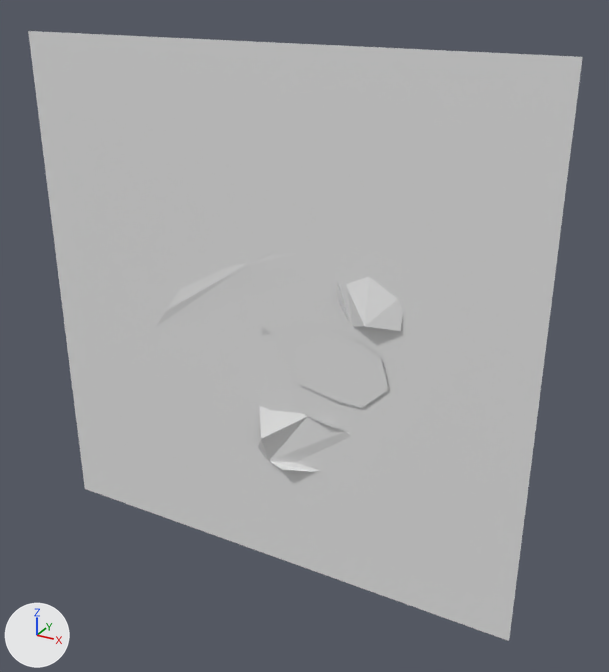
The Blender file source-assets/mesh.blend, before and after one commit.
The view is the same before and after, from a 50 mm camera at (742.0, -1203.0, 611.0) aimed at (65.0, 29.0, -5.0). Arrows for +X, +Y and +Z are at lower left; the lights stay in place.

The scene before the commit, as lines of its bpy script (objects in view):
```python
me_plane_002 = bpy.data.meshes.new('Plane.002')
me_plane_002.from_pydata([(-74.0, -3.0, -46.0), (55.0, -3.0, -61.0), (-66.0, -3.0, 59.0), (53.0, -3.0, 59.0), (-101.0, -3.0, 16.0), (7.0, -3.0, -62.0), (103.0, -3.0, -14.0), (-15.0, -3.0, 72.0), (87.0, -3.0, 40.0)], [], [(4, 2, 7, 3, 8, 6, 1, 5, 0)])
me_plane_006 = bpy.data.meshes.new('Plane.006')
me_plane_006.from_pydata([(-500.0, -500.0, 0.0), (500.0, -500.0, 0.0), (-500.0, 500.0, 0.0), (500.0, 500.0, 0.0)], [], [(0, 1, 3, 2)])
me_plane_008 = bpy.data.meshes.new('Plane.008')
me_plane_008.from_pydata([(-15.0, -15.0, 0.0), (-6.9, -15.2, 0.0), (-15.0, 15.0, 0.0), (15.0, 15.0, 0.0), (-7.2, -4.4, 0.0), (-7.3, 0.3, 0.0), (-7.5, 9.8, 0.0), (15.0, 9.0, 0.0), (2.8, -4.3, 0.0), (2.7, 0.4, 0.0)], [], [(3, 2, 7), (0, 1, 4), (0, 4, 5), (2, 0, 5, 6), (2, 6, 7), (5, 4, 8, 9)])
ob_extents = bpy.data.objects.new('Extents', me_plane_006)
ob_extents.location = (0.0, 0.0, 0.0)
ob_extents.rotation_euler = (1.571, 0.0, 0.0)  # degrees (90, 0, 0)
ob_plane_001 = bpy.data.objects.new('Plane.001', me_plane_002)
ob_plane_001.location = (145.0, 0.0, -41.0)
ob_plane_006 = bpy.data.objects.new('Plane.006', me_plane_008)
ob_plane_006.location = (400.0, 0.0, -406.0)
ob_plane_006.rotation_euler = (1.571, 0.0, 0.0)  # degrees (90, 0, 0)
ob_plane_006.scale = (5.17, 5.17, 5.17)
# also in view: 'Plane.003' at (102.0, -5.0, -204.0); 'Plane.002' at (201.0, -5.0, 101.0); 'Plane' at (-92.0, 0.0, 49.0); 'Plane.004' at (-210.0, 0.0, -210.0)
```
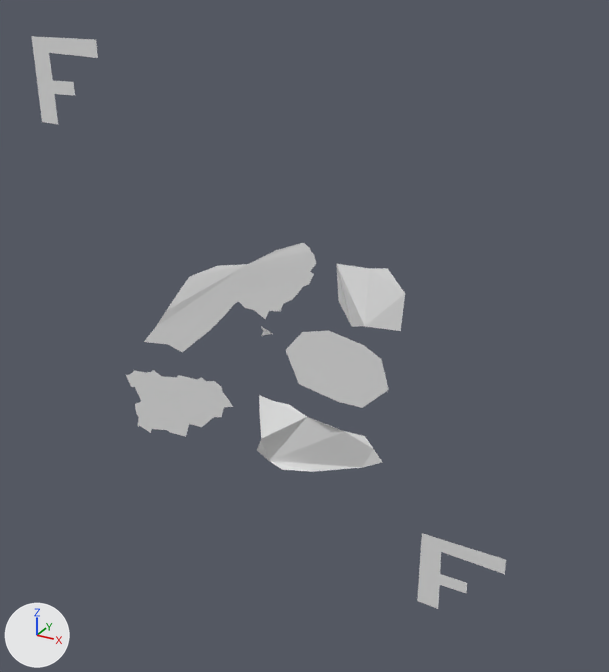
Patch to the scene script:
```diff
--- a/source-assets/mesh.blend.py
+++ b/source-assets/mesh.blend.py
@@ ob_extents @@
 ob_extents.rotation_euler = (1.571, 0.0, 0.0)  # degrees (90, 0, 0)
+ob_extents.hide_set(True)  # wire or fog, not drawn
```

Boxes (x1, y1, x2, y2) around the edits, measured in the pictures (609 x 672 px):
'Extents', hidden: before (28, 31, 583, 641)
'Plane.005', unchanged, uncovered by the edit: after (32, 36, 98, 124)
